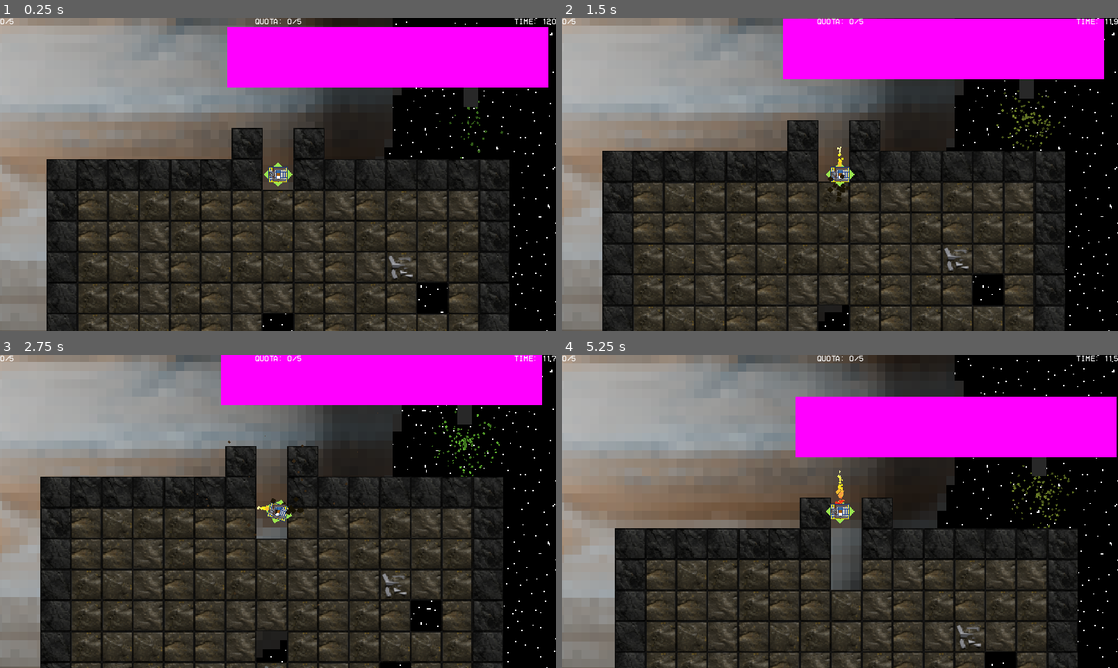
Above: before the commit, frames 1-4 (two rows, left to right).
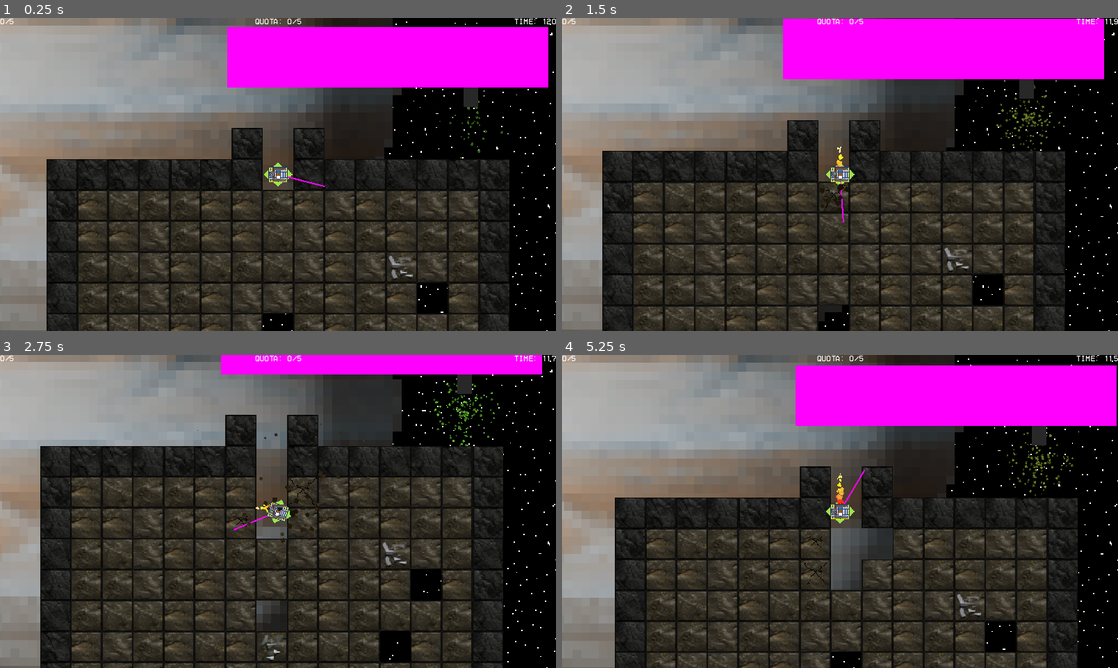
Above: after the commit, the same moments.

Repository: MissionToPsyche-Iridium/iridium_21q_web_game-csu
Game: Godot game, scene res://Scenes/pre.tscn
Two runs of this game, one before a commit and one after it. Both use one fixed random seed, a clock stepped at 60 frames per second and the inputs below.
Inputs (mouse positions are in pixels of both pictures, inside the frame that each line leads up to):
- Up to frame 1 (0.25 s): no input
- Up to frame 2 (1.5 s): move the mouse to (962, 158) at 0.52 s; hold D (right) 0.53-1.28 s; tap Space (Leave) at 0.6, 1.35 s; move the mouse to (728, 190) at 1.27 s; hold S (down) from 1.28 s (still down)
- Up to frame 3 (2.75 s): move the mouse to (333, 442) at 2.02 s; release S (down) at 2.03 s; hold D (right) from 2.03 s (still down); tap Space (Leave) at 2.1 s
- Up to frame 4 (5.25 s): move the mouse to (812, 574) at 2.77 s; release D (right) at 2.78 s; hold W (up) 2.78-3.53 s; tap Space (Leave) every 0.75 s from 2.85 to 5.1 s; move the mouse to (1006, 558) at 3.52 s; hold A (left) 3.53-5.03 s; move the mouse to (673, 464) at 4.27 s; move the mouse to (867, 511) at 5.02 s; hold S (down) from 5.03 s (still down)

The runs differ from the first frame. In frame 1, less than 0.1% of the frame differs, in the area x 51-59%, y 50-54%; in frame 2, 0.3%; in frame 3, 21%; in frame 4, 25%, in the area x 0-100%, y 1-100%.

Commit message:
Starting event bus, added sweeper item. Created advanceditem standard.

Diff:
--- /dev/null
+++ b/Assets/items/advanced/defs/sweeper.gd
@@ -0,0 +1,14 @@
+class_name Sweeper
+extends AdvancedItem
+
+
+
+func _init() -> void:
+	name = "Sweeper"
+	tooltip = "For round two..."
+	effecttext = ["[color=green]Adds a Sweeper[/color] to the drone that damages blocks around it."]
+	rarity = 2
+	sprite = null
+	maxstacks = 1
+	price = 10
+	packed = preload("res://Assets/items/advanced/scenes/sweeper.tscn")
--- /dev/null
+++ b/Assets/items/advanced/scenes/sweeper.tscn
@@ -0,0 +1,19 @@
+[gd_scene load_steps=4 format=3 uid="uid://c4kkcxkj1e7qf"]
+
+[ext_resource type="Script" path="res://Assets/items/advanced/scripts/f_sweeper.gd" id="1_liihh"]
+
+[sub_resource type="RectangleShape2D" id="RectangleShape2D_7ei8x"]
+size = Vector2(3, 1)
+
+[sub_resource type="PlaceholderTexture2D" id="PlaceholderTexture2D_1knik"]
+
+[node name="ShapeCast2D" type="ShapeCast2D"]
+rotation = -1.5708
+shape = SubResource("RectangleShape2D_7ei8x")
+target_position = Vector2(0, 100)
+script = ExtResource("1_liihh")
+
+[node name="Sprite2D" type="Sprite2D" parent="."]
+position = Vector2(0.0536346, 49.5105)
+scale = Vector2(2.8776, 101.521)
+texture = SubResource("PlaceholderTexture2D_1knik")
--- /dev/null
+++ b/Assets/items/advanced/scripts/f_sweeper.gd
@@ -0,0 +1,33 @@
+extends ShapeCast2D
+
+
+@onready var rotationspeed: int = 1 #Speed at which the sweeper rotates.
+
+# Called when the node enters the scene tree for the first time.
+func _ready() -> void:
+	pass # Replace with function body.
+
+
+func _physics_process(delta: float) -> void:
+	rotation += rotationspeed * delta #Rotate around the player.
+	if is_colliding():
+		var collisions: int = get_collision_count()
+		for i in range(collisions):
+			print(collisions)
+			var tile = get_collider(i)
+			if tile is Mineable: #custom class from mineable object.
+				#Weird to get tile we wish to remove
+				var transform2d = PhysicsServer2D.body_get_state(get_collider_rid(i), PhysicsServer2D.BODY_STATE_TRANSFORM)
+				var tilepos = tile.local_to_map(transform2d.origin)
+				#Check to see if that tile is even breakable.
+				var tilemapdata = tile.get_cell_tile_data(tilepos)
+				var canmine: bool = false
+				if tilemapdata != null:
+					canmine = tilemapdata.get_custom_data("can_mine")
+				if !canmine:
+					return
+				tile.damage_tile(tilepos) #Damage tile at pos.
+			pass
+	pass
+	if !is_colliding():
+		pass
--- /dev/null
+++ b/Assets/items/base/advanceditem.gd
@@ -0,0 +1,21 @@
+class_name AdvancedItem
+extends Item
+
+#Advanced Items can store packed scenes within them to apply to the drone on runtime.
+
+#See item.gd for its variables.
+#This has two parts, the script named after the item in the Advanced folder, and the packed scene with the same name.
+
+@export var packed = null
+#The only difference is that AdvancedItem has a packed scene inside of it.
+#Null is used for the base class, the real items will have something like preload(res://ITEM_NAME.tscn)
+#When given, parents itself to the drone object.
+
+func _init(p_name: String, p_tooltip: String, p_rarity: int, p_price: int, p_maxstacks: int, p_sprite: Texture2D, p_packed: PackedScene) -> void:
+	name = p_name
+	tooltip = p_tooltip
+	rarity = p_rarity
+	price = p_price
+	sprite = p_sprite
+	maxstacks = p_maxstacks
+	packed = p_packed
--- a/Assets/items/base/itemdict.gd
+++ b/Assets/items/base/itemdict.gd
@@ -2,6 +2,7 @@
 
 #A giant dict of every item. Both Passive AND active.
 @onready var passives: Array = []
+@onready var advanced: Array = []
 
 func _ready() -> void:
 	passives.append(LuckyEgg.new())
--- /dev/null
+++ b/scripts/EventBus.gd
@@ -0,0 +1,6 @@
+extends Node
+
+#The global event bus.
+#Everything that "Triggers" off of other objects comes here.
+
+#TODO: move other triggers, CurrMgr and Inventory Triggers into this global.
--- a/scripts/drill.gd
+++ b/scripts/drill.gd
@@ -1,6 +1,5 @@
 extends RayCast2D
 #Handles Drill code.
-@onready var control = $"../.."
 @onready var particles = $drillparts
 @onready var tilepos = null
 
--- a/scripts/dronestats.gd
+++ b/scripts/dronestats.gd
@@ -16,7 +16,7 @@
 @onready var rerollcost: int = 5 #Base reroll cost, inc by 2 every reroll.
 @onready var rerollinc: int = 2 #Inc reroll cost.
 
-@onready var boughtitems: Array = [] #Array of every item the player owns.
+@onready var boughtitems: Array = [Sweeper.new()] #Array of every item the player owns.
 #Mostly need this to make sure we respect stack limits, opens design space, etc...
 
 
--- a/scripts/pre.gd
+++ b/scripts/pre.gd
@@ -25,6 +25,11 @@
 	#Could be fixed by editing the actual objects but this works.
 	mothership.global_position.y -= 300
 	mothership.global_position.x -= 100
+
+	#Add every AdvancedItem objects packed scene to the child drone.
 	add_child(drone)
+	for item in Dronestats.boughtitems:
+		if item is AdvancedItem:
+			drone.add_child(item.packed.instantiate())
 	add_child(mothership)
 	Gamemaster.wind_timer()
